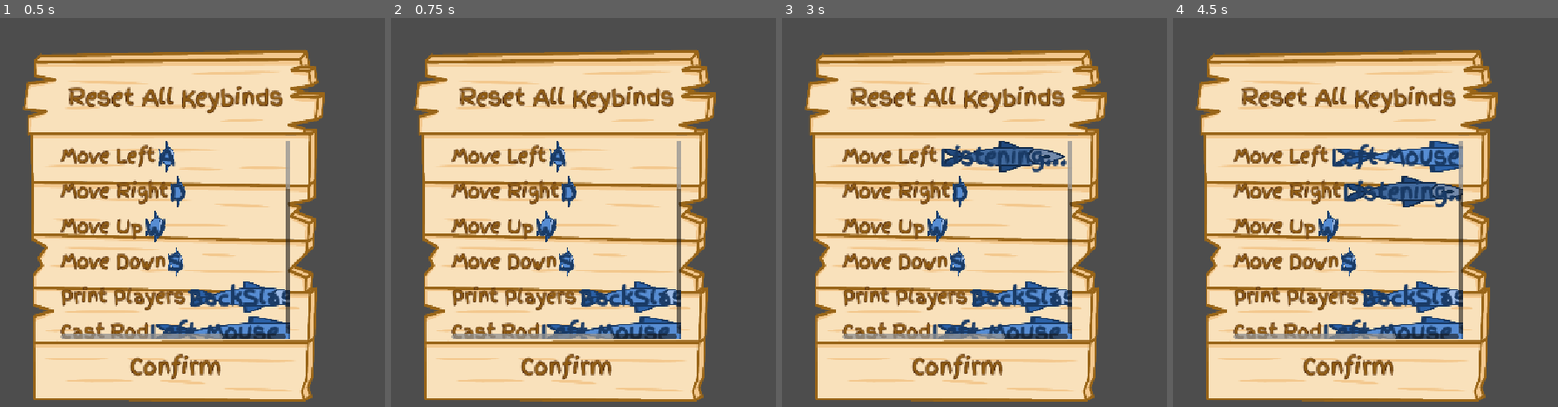
Above: before the commit, frames 1-4 (left to right).
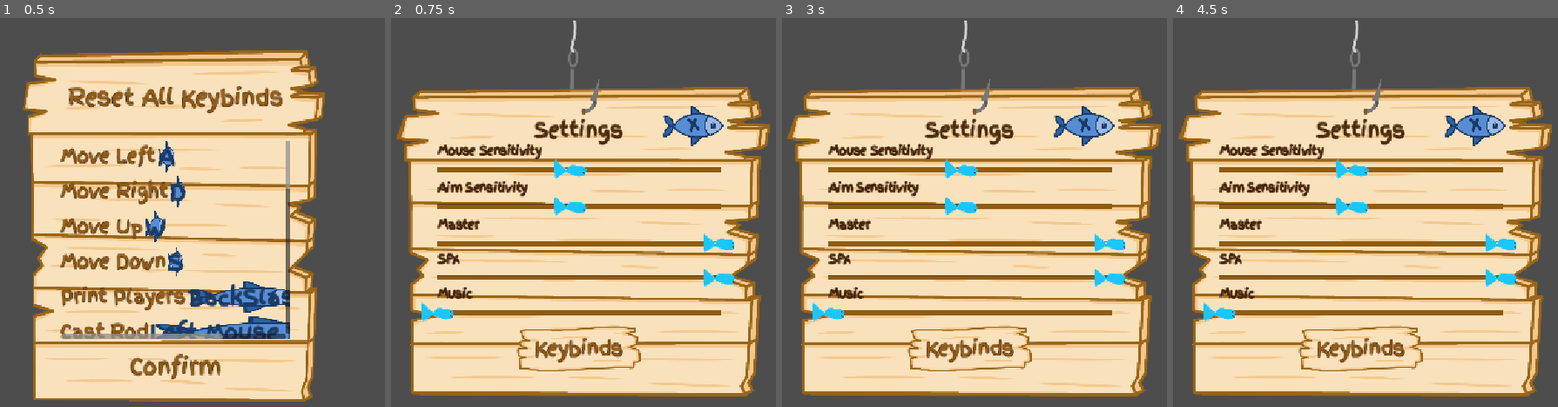
Above: after the commit, the same moments.

Repository: gmuGADIG/King-Fisher
Game: Godot game, scene res://ui/keybinds/keybind_menu.tscn
The game is run twice, just before and just after one commit, with the same random seed, the same clock (stepped at 60 frames per second) and the same inputs. This scene is started directly instead of the project's main scene. The engine's default icon, where the game draws it, is replaced by a stand-in: a white triangle on a blue panel in a dark square. Sound files missing from this copy of the repository are replaced by a short silence.
Inputs (mouse positions are in pixels of both pictures, inside the frame that each line leads up to):
- Up to frame 1 (0.5 s): no input
- Up to frame 2 (0.75 s): click "Confirm" at 0.5 s
- Up to frame 3 (3 s): click (970, 348) at 1.25 s, where only the run after the commit has a clickable "Keybinds"; click "Confirm" at 2 s; click (947, 158) at 2.75 s, where only the run before the commit has a clickable "A"
- Up to frame 4 (4.5 s): click (1396, 158) at 3.5 s, where only the run before the commit has a clickable "Listening..."; click (1350, 193) at 4.25 s, where only the run before the commit has a clickable "D"

Frame 1 is identical in both runs. In frame 2, 51% of the frame differs, in the area x 1-99%, y 0-99%; in frame 3, 52%; in frame 4, 53%.

Commit message:
Keybind menu is accessable
The keybind button in the settings is now functional. The confirm button in the keybind menu now returns you to the settings menu.
I think I also made it so the settings sliders initialize in the proper place.

Diff:
--- a/ui/keybinds/keybind.gd
+++ b/ui/keybinds/keybind.gd
@@ -75,3 +75,10 @@
 	InputMap.load_from_project_settings()
 	reflow_ui()
 	save_keybinds()
+
+func _on_confirm_button_pressed() -> void:
+	var options_menu_scene = preload("res://ui/options/options_menu.tscn")
+	var options_menu = options_menu_scene.instantiate()
+	add_sibling(options_menu)
+	options_menu.show()
+	queue_free()
--- a/ui/keybinds/keybind_menu.tscn
+++ b/ui/keybinds/keybind_menu.tscn
@@ -74,3 +74,4 @@
 flat = true
 
 [connection signal="pressed" from="KeybindPanel/ResetButton" to="." method="_on_reset_button_pressed"]
+[connection signal="pressed" from="KeybindPanel/ConfirmButton" to="." method="_on_confirm_button_pressed"]
--- a/ui/options/options_menu.gd
+++ b/ui/options/options_menu.gd
@@ -23,6 +23,11 @@
 # Called when the node enters the scene tree for the first time.
 func _ready() -> void:
 	hide()
+	$OptionsPanel/VBoxContainer/MouseSensitivtySlider.value = mouse_sensitivity
+	$OptionsPanel/VBoxContainer/AimingSensitivitySlider.value = aim_sesntivity
+	$OptionsPanel/VBoxContainer/MasterSlider.value = master_volume
+	$OptionsPanel/VBoxContainer/SFXSlider.value = sfx_volume
+	$OptionsPanel/VBoxContainer/MusicSlider.value = music_volume
 
 # Called every frame. 'delta' is the elapsed time since the previous frame.
 func _process(_delta: float) -> void:
@@ -46,6 +51,12 @@
 func _on_aim_sensitivty_slider_value_changed(value: float) -> void:
 	aim_sesntivity = value
 
+func _on_keybinds_button_pressed() -> void:
+	var keybinds_menu_scene = preload("res://ui/keybinds/keybind_menu.tscn")
+	var keybinds_menu = keybinds_menu_scene.instantiate()
+	add_sibling(keybinds_menu)
+	queue_free()
+
 func _on_exit_button_pressed() -> void:
 	closed.emit()
 	print("Options Menu!")
--- a/ui/options/options_menu.tscn
+++ b/ui/options/options_menu.tscn
@@ -151,4 +151,5 @@
 [connection signal="value_changed" from="OptionsPanel/VBoxContainer/MasterSlider" to="." method="_on_master_slider_value_changed"]
 [connection signal="value_changed" from="OptionsPanel/VBoxContainer/SFXSlider" to="." method="_on_sfx_slider_value_changed"]
 [connection signal="value_changed" from="OptionsPanel/VBoxContainer/MusicSlider" to="." method="_on_music_slider_value_changed"]
+[connection signal="pressed" from="OptionsPanel/VBoxContainer/KeybindsButton" to="." method="_on_keybinds_button_pressed"]
 [connection signal="pressed" from="ExitButton" to="." method="_on_exit_button_pressed"]
